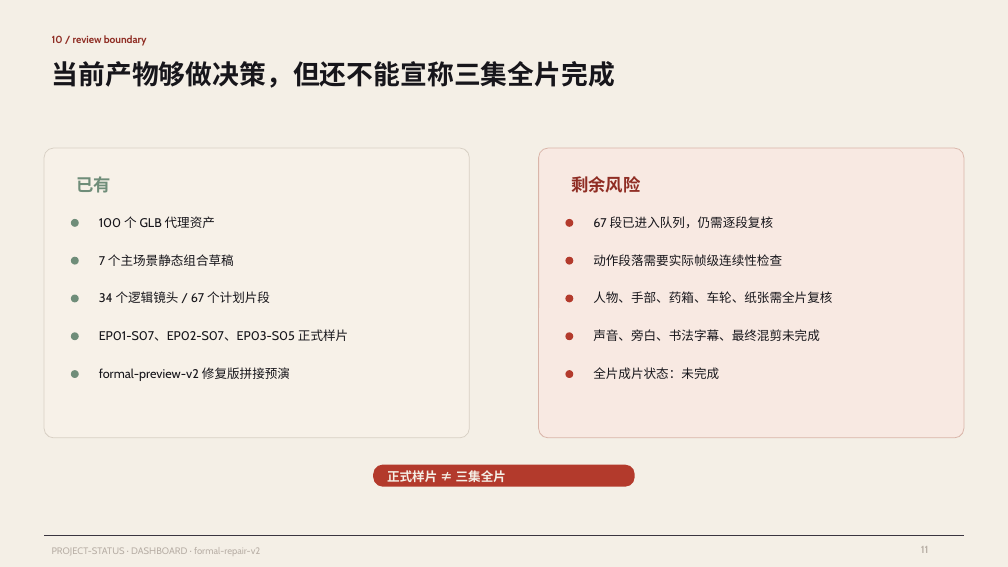
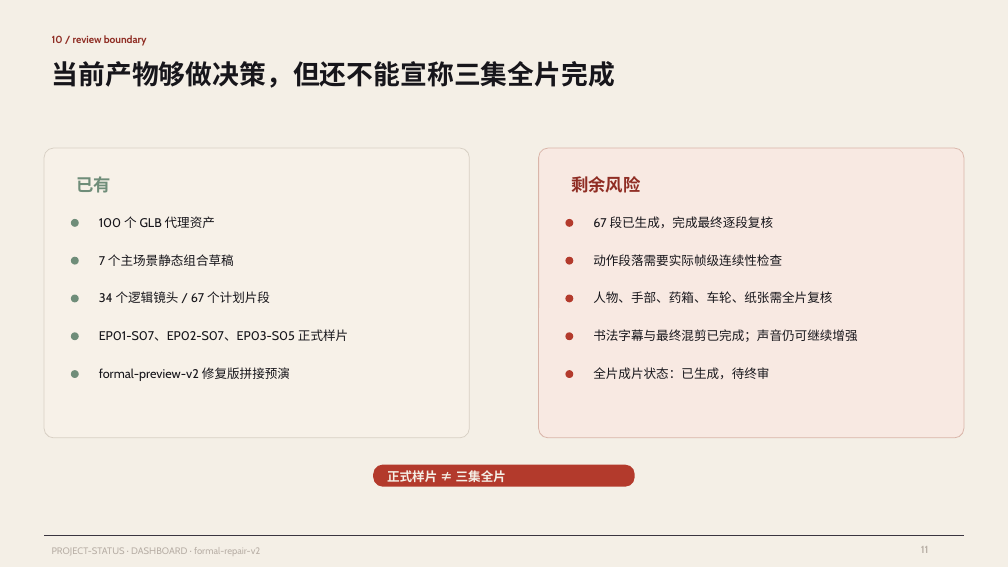
Before and after one commit to elizzzzzz/AI-Canvas-Artwork, a slide deck: slide 11 of deliverables/qiniu-langya-internal-review-v1.pptx. Drawn at 1008x567 pixels with LibreOffice and Linux fonts; fonts in the diff are those of the drawing. Boxes give left, top, right and bottom in pixels: in the first picture for what was removed or moved away, otherwise in the second. Text is boxed around its words. In the diff, an @@ line names an element or a change of style, - is before the commit and + after.

```diff
--- a/deliverables/qiniu-langya-internal-review-v1.pptx
+++ b/deliverables/qiniu-langya-internal-review-v1.pptx
@@ text at (593, 216, 774, 228): text changed @@
-67 段已进入队列，仍需逐段复核
+67 段已生成，完成最终逐段复核
@@ text at (593, 329, 857, 342): text changed @@
-声音、旁白、书法字幕、最终混剪未完成
+书法字幕与最终混剪已完成；声音仍可继续增强
@@ text at (593, 367, 769, 379): text changed @@
-全片成片状态：未完成
+全片成片状态：已生成，待终审
```
Also in this commit, not shown: 3 other slides changed, 5 other files.
